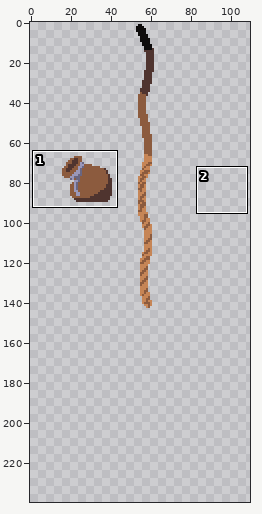
A sprite sheet gets an edit: sprites/things.png. Above: a wide view before the commit, with the close-up outlined.
Close-up. Before:
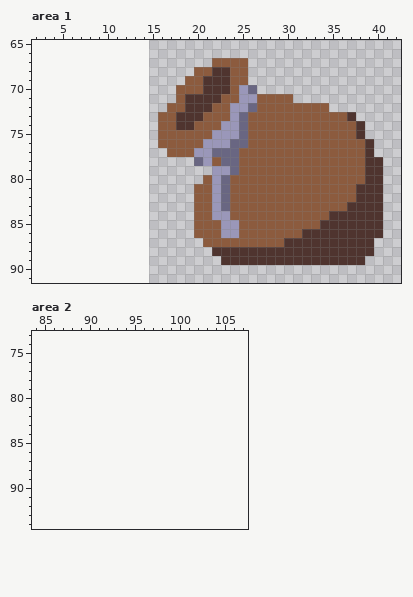
The file is 55x144 pixels. Shown: area 1: x 2..42, y 65..91; area 2: x 84..107, y 73..94. The old version is drawn lined up with the new one, on the new canvas. The wide view leaves out empty margins. The commit also changed other parts of the picture, which this record leaves out.
Now the later version:
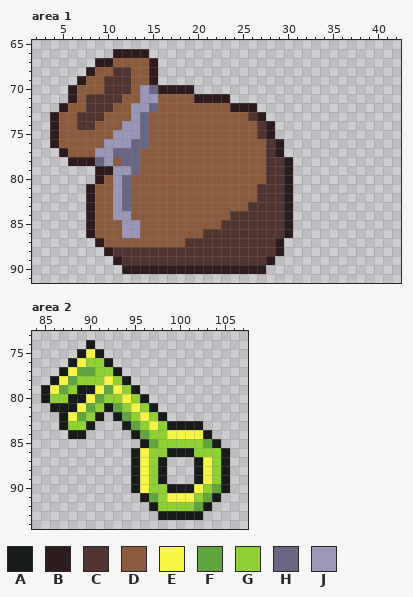
Palette (. is transparent): A #181c19  B #2d1b1e  C #4f342f  D #8c5b3e  E #f8f644  F #61a53f  G #8fd032  H #696682  J #9a97b9
From old to new:
canvas 55x144 -> 116x289, the old top-left corner now at 15,0
--- area 1
@@ x 2..42 @@
 65 .........................................
-66 .........................................
-67 ....................DDDD.................
-68 ..................DDCCDD.................
-69 .................DDCCCDD.................
-70 ................DDDCCCDJH................
-71 ................DCCCCDDJJDDDD............
-72 ...............DDCCCDDJJHDDDDDDDD........
-73 ..............DDCCCDDDJHDDDDDDDDDDDC.....
-74 ..............DDCCDDDJJHDDDDDDDDDDDDC....
-75 ..............DDDDDDJJJHDDDDDDDDDDDDC....
-76 ..............DDDDDJJJHHDDDDDDDDDDDDDC...
-77 ...............DDDJJHHHDDDDDDDDDDDDDDC...
-78 ..................HJDHHDDDDDDDDDDDDDDCC..
-79 ....................JJHDDDDDDDDDDDDDDCC..
-80 ...................DJHDDDDDDDDDDDDDDDCC..
-81 ..................DDJHDDDDDDDDDDDDDDCCC..
-82 ..................DDJHDDDDDDDDDDDDDDCCC..
-83 ..................DDJHDDDDDDDDDDDDDCCCC..
-84 ..................DDJJDDDDDDDDDDDCCCCCC..
-85 ..................DDDJJDDDDDDDDDCCCCCCC..
-86 ..................DDDJJDDDDDDDCCCCCCCCC..
-87 ...................DDDDDDDDDCCCCCCCCCC...
-88 ....................CCCCCCCCCCCCCCCCCC...
-89 .....................CCCCCCCCCCCCCCCC....
-90 .........................................
+66 .........BBBB............................
+67 .......BBDDDDB...........................
+68 ......BDDCCDDB...........................
+69 .....BDDCCCDDB...........................
+70 ....BDDDCCCDJHBBBB.......................
+71 ....BDCCCCDDJJDDDDBBBB...................
+72 ...BDDCCCDDJJHDDDDDDDDBBB................
+73 ..BDDCCCDDDJHDDDDDDDDDDDCB...............
+74 ..BDDCCDDDJJHDDDDDDDDDDDDCB..............
+75 ..BDDDDDDJJJHDDDDDDDDDDDDCB..............
+76 ..BDDDDDJJJHHDDDDDDDDDDDDDCB.............
+77 ...BDDDJJHHHDDDDDDDDDDDDDDCB.............
+78 ....BBBHJDHHDDDDDDDDDDDDDDCCB............
+79 .......BBJJHDDDDDDDDDDDDDDCCB............
+80 .......BDJHDDDDDDDDDDDDDDDCCB............
+81 ......BDDJHDDDDDDDDDDDDDDCCCB............
+82 ......BDDJHDDDDDDDDDDDDDDCCCB............
+83 ......BDDJHDDDDDDDDDDDDDCCCCB............
+84 ......BDDJJDDDDDDDDDDDCCCCCCB............
+85 ......BDDDJJDDDDDDDDDCCCCCCCB............
+86 ......BDDDJJDDDDDDDCCCCCCCCCB............
+87 .......BDDDDDDDDDCCCCCCCCCCB.............
+88 ........BCCCCCCCCCCCCCCCCCCB.............
+89 .........BCCCCCCCCCCCCCCCCB..............
+90 ..........BBBBBBBBBBBBBBBB...............
 91 .........................................
--- area 2
@@ x 84..107 @@
 73 ........................
-74 ........................
-75 ........................
-76 ........................
-77 ........................
-78 ........................
-79 ........................
-80 ........................
-81 ........................
-82 ........................
-83 ........................
-84 ........................
-85 ........................
-86 ........................
-87 ........................
-88 ........................
-89 ........................
-90 ........................
-91 ........................
-92 ........................
-93 ........................
+74 ......A.................
+75 .....AEA................
+76 ....AEGGA...............
+77 ...AEFFGGA..............
+78 ..AEFGGGEGA.............
+79 .AEFGAAEFEGA............
+80 .AGGAAEFGGEGA...........
+81 ..AAAEFGAFGEGA..........
+82 ...AEFGA.AFGEGA.........
+83 ...AGGA...AFGEGAAAA.....
+84 ....AA.....AFGGEEEEA....
+85 ............AFGGGGGFA...
+86 ...........AEGGAAAGGGA..
+87 ...........AEGA...AEGA..
+88 ...........AEGA...AEGA..
+89 ...........AEGA...AEGA..
+90 ...........AEGGAAAEGFA..
+91 ............AFGEEEGFA...
+92 .............AGGGGFA....
+93 ..............AAAAA.....
 94 ........................
